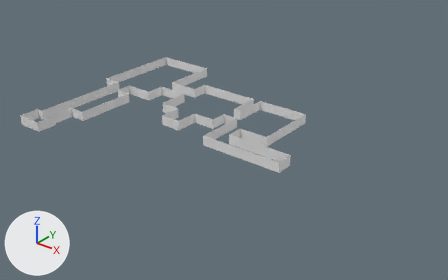
The FBX model Assets/Level_Design/Models/PrototypeLevels/Level0/Level0Walls.fbx, before and after one commit.
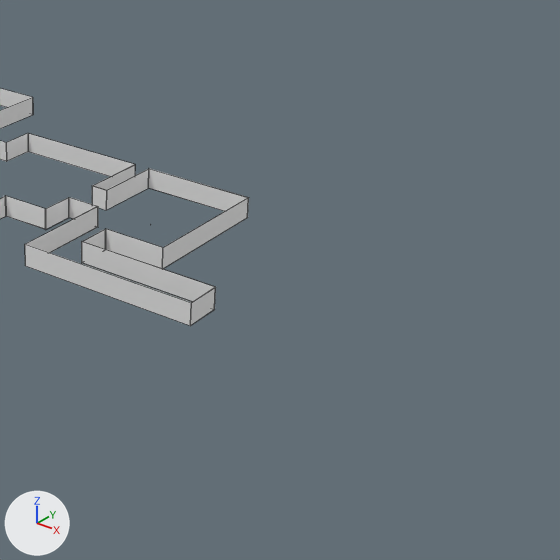
There are two pictures of each version: one whole from a 50 mm lens placed at (75.5, -116.7, 76.2), pointed at (-23.5, 7.1, -0.6), one close up on the part from 43% to 100% of the width and 9% to 100% of the height. Lighting does not change. The marker at lower left points along +X, +Y and +Z. The close-ups show mesh edges as thin lines. Where no turn or scale is listed for an object, it has been applied to the vertices. Vertices at the same position are counted once.

The scene before the commit, as lines of its bpy script (objects in view):
```python
me_cube = bpy.data.meshes.new('Cube')
me_cube.from_pydata(...)  # 328 vertices, 319 faces; spans x -80.1..0.1, y -23.0..43.0, z 0.0..3.0
me_cube.materials.append(mat_level0wallsmain)  # its picture is missing
ob_level0walls = bpy.data.objects.new('Level0Walls', me_cube)
ob_level0walls.location = (0.0, 0.0, 0.0)
```
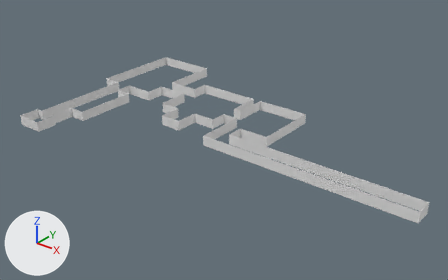
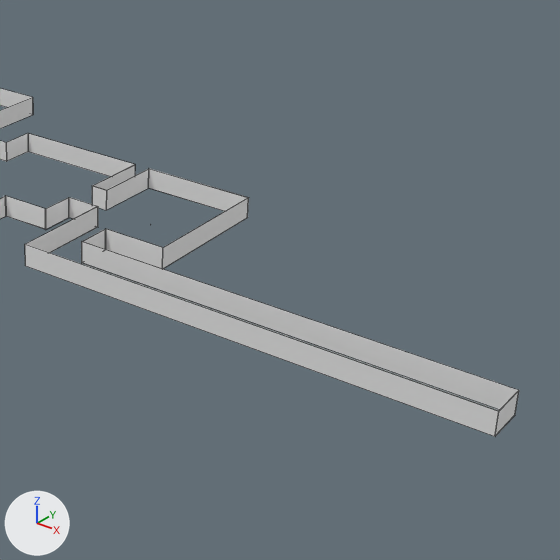
What differs and where, as boxes (x1, y1, x2, y2) in the close-ups (560 x 560 px; the box of a moved part takes in the faces that stretch with it):
'Level0Walls', reshaped
    before: (0, 88, 249, 326)
    after: (0, 88, 519, 436)
part 1 of me_cube, moved or reshaped
    before: (186, 278, 216, 326)
    after: (186, 278, 519, 436)

The change, as a list of edits to the scene's bpy script:
```text
Change me_cube:
    where me_cube.from_pydata(...)  # 328 vertices, 319 faces; spans x -80.1..0.1, y -23.0..43.0, z 0.0..3.0
    used by ob_level0walls; location = (0.0, 0.0, 0.0)
    me_cube part 1: all 16 vertices in x 0.0..0.1, y -0.1..5.1, z 0.0..3.0 are moved by (36.9, 0.0, 0.0)
```
